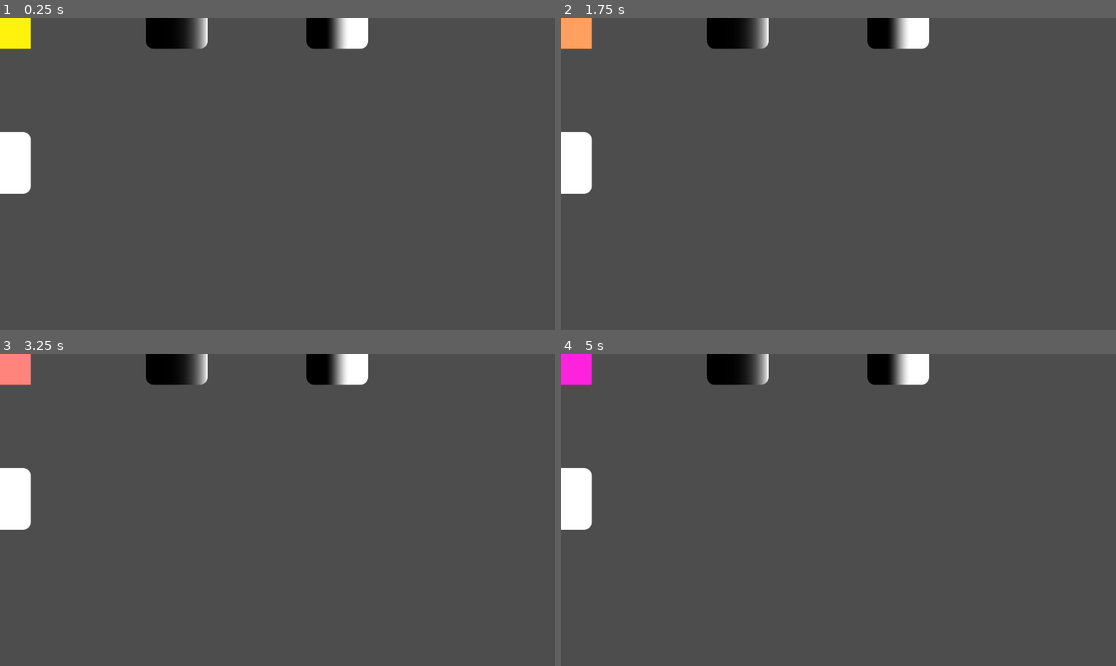
Above: before the commit, frames 1-4 (two rows, left to right).
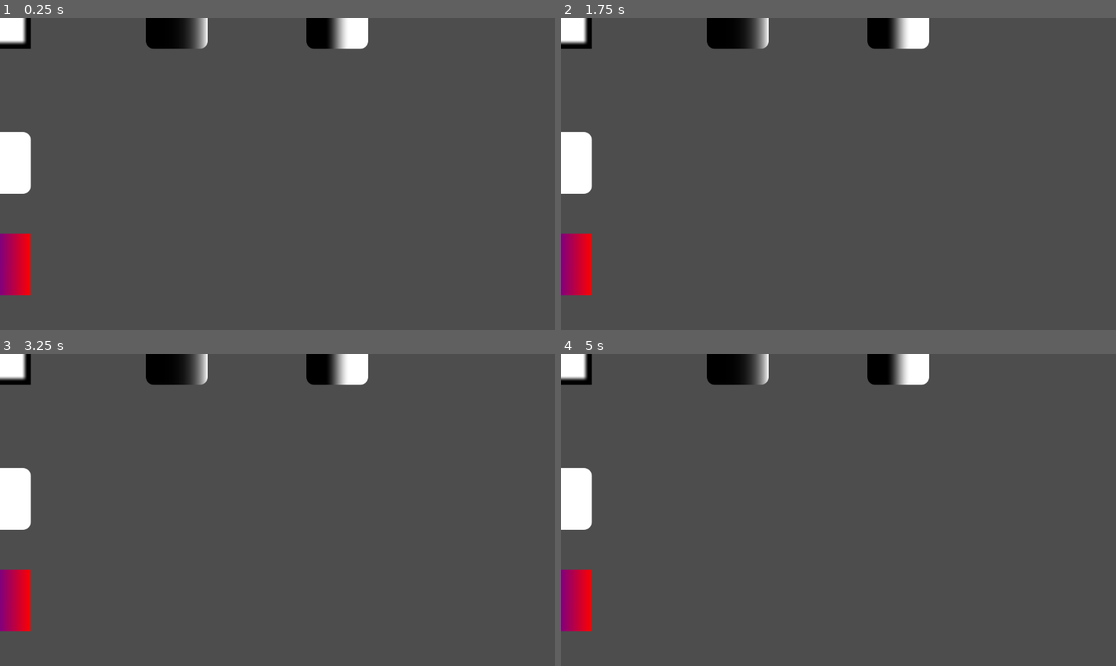
Above: after the commit, the same moments.

Repository: AtomicAntt/DemosVFX
Game: Godot game, scene res://main_2d.tscn
Two runs of this game, one before a commit and one after it. Both use one fixed random seed, a clock stepped at 60 frames per second and the inputs below. This scene is started directly instead of the project's main scene. The engine's default icon, where the game draws it, is replaced by a stand-in: a white triangle on a blue panel in a dark square.
Inputs:
- Up to frame 1 (0.25 s): no input
- Up to frame 2 (1.75 s): no input
- Up to frame 3 (3.25 s): no input
- Up to frame 4 (5 s): no input

The runs differ from the first frame. In frame 1, 1.7% of the frame differs, in the area x 0-6%, y 0-89%; in frame 2, 1.7%; in frame 3, 1.7%; in frame 4, 1.7%.

Commit message:
Shapes and gradient color mix added.

Diff:
--- /dev/null
+++ b/Shaders/2D/circle.gdshader
@@ -0,0 +1,14 @@
+shader_type canvas_item;
+
+void vertex() {
+	// Called for every vertex the material is visible on.
+}
+
+void fragment() {
+	// Called for every pixel the material is visible on.
+}
+
+//void light() {
+//	// Called for every pixel for every light affecting the CanvasItem.
+//	// Uncomment to replace the default light processing function with this one.
+//}
--- /dev/null
+++ b/Shaders/2D/color_mix_gradient.gdshader
@@ -0,0 +1,9 @@
+shader_type canvas_item;
+
+uniform vec4 color1 : source_color = vec4(0.0, 0.0, 1.0, 1.0);
+uniform vec4 color2 : source_color = vec4(1.0, 0.0, 0.0, 1.0);
+
+void fragment() {
+	vec4 value = mix(color1, color2, UV.x);
+	COLOR = value;
+}
--- /dev/null
+++ b/Shaders/2D/rectangle.gdshader
@@ -0,0 +1,24 @@
+shader_type canvas_item;
+// https://thebookofshaders.com/07/
+
+uniform float border_size : hint_range(0.1, 0.5) = 0.1;
+uniform float blur : hint_range(0.0, 0.2) = 0.05;
+
+void fragment() {
+	//float left = step(0.1, UV.x);
+	//float bottom = step(0.1, UV.y);
+
+	//vec2 left_top = step(vec2(border_size), UV);
+	vec2 left_top = smoothstep(vec2(border_size)-blur, vec2(border_size)+blur, UV);
+
+	float value = left_top.x * left_top.y;
+
+	//vec2 right_bottom = step(vec2(border_size), 1.0-UV);
+	vec2 right_bottom = smoothstep(vec2(border_size)-blur, vec2(border_size)+blur, 1.0-UV);
+	float value2 = right_bottom.x * right_bottom.y;
+
+	// The multiplication of left*bottom is alike logical AND
+	//COLOR = vec4(vec3(left * bottom), 1.0);
+
+	COLOR = vec4(vec3(value * value2), 1.0);
+}
--- a/circular_fade_2d.gd
+++ /dev/null
@@ -1 +0,0 @@
-extends MeshInstance3D
--- a/main.tscn
+++ b/main.tscn
@@ -5,7 +5,6 @@
 [ext_resource type="Texture2D" uid="uid://c23npfxwx3mbo" path="res://icon.svg" id="3_h2yge"]
 [ext_resource type="Shader" uid="uid://0ffq8dmj3gv" path="res://Shaders/3D/wavy.gdshader" id="4_1bvp3"]
 [ext_resource type="Shader" uid="uid://m8jw0kqe6s31" path="res://Shaders/3D/circularfade.gdshader" id="5_lquwl"]
-[ext_resource type="Script" uid="uid://bilwml44ko6sk" path="res://circular_fade_2d.gd" id="6_7mycd"]
 [ext_resource type="Shader" uid="uid://dbgw8t2d4kyvi" path="res://Shaders/3D/fresnel.gdshader" id="7_272bh"]
 
 [sub_resource type="PlaneMesh" id="PlaneMesh_7dm0k"]
@@ -71,7 +70,6 @@
 transform = Transform3D(1, 0, 0, 0, 1, 0, 0, 0, 1, -7.727763, 9.211744, 0)
 mesh = SubResource("QuadMesh_7mycd")
 surface_material_override/0 = SubResource("ShaderMaterial_272bh")
-script = ExtResource("6_7mycd")
 
 [node name="Fresnel" type="MeshInstance3D" parent="." unique_id=1290838822]
 transform = Transform3D(1, 0, 0, 0, -4.371139e-08, -1, 0, 1, -4.371139e-08, 0, 8.919197, 0)
--- a/main_2d.tscn
+++ b/main_2d.tscn
@@ -4,20 +4,32 @@
 [ext_resource type="Texture2D" uid="uid://c23npfxwx3mbo" path="res://icon.svg" id="2_8hhxv"]
 [ext_resource type="Shader" uid="uid://cfgrse3kqh4e" path="res://Shaders/2D/half_step.gdshader" id="3_1hbw6"]
 [ext_resource type="Shader" uid="uid://c66e6yeutqu4x" path="res://Shaders/2D/simple_gradient.gdshader" id="3_8hhxv"]
+[ext_resource type="Shader" uid="uid://bfphxwem63a4p" path="res://Shaders/2D/color_mix_gradient.gdshader" id="3_13uql"]
 [ext_resource type="Shader" uid="uid://2tqeagearly3" path="res://Shaders/2D/exponential_gradient.gdshader" id="3_jmyjl"]
 [ext_resource type="Shader" uid="uid://dgr4felivwqmd" path="res://Shaders/2D/two_color_mix.gdshader" id="3_ofc6w"]
 [ext_resource type="Shader" uid="uid://bir48uoim7j4o" path="res://Shaders/2D/half_smoothstep.gdshader" id="3_t7h21"]
+[ext_resource type="Shader" uid="uid://1xrp0kb0gs1k" path="res://Shaders/2D/rectangle.gdshader" id="3_yhyqj"]
 
 [sub_resource type="ShaderMaterial" id="ShaderMaterial_jmyjl"]
 shader = ExtResource("1_4l5f2")
 shader_parameter/fade = 0.40000000596048
 shader_parameter/blur = 0.01999999955296
 
+[sub_resource type="ShaderMaterial" id="ShaderMaterial_sxeyp"]
+shader = ExtResource("3_yhyqj")
+shader_parameter/border_size = 0.10000000149012
+shader_parameter/blur = 0.05
+
+[sub_resource type="ShaderMaterial" id="ShaderMaterial_q6avo"]
+shader = ExtResource("3_13uql")
+shader_parameter/color1 = Color(0, 0, 1, 1)
+shader_parameter/color2 = Color(1, 0, 0, 1)
+
 [sub_resource type="ShaderMaterial" id="ShaderMaterial_yhyqj"]
 shader = ExtResource("3_ofc6w")
 shader_parameter/albedo1 = Color(1, 0, 1, 1)
 shader_parameter/albedo2 = Color(1, 1, 0, 1)
-shader_parameter/speed = 5.0
+shader_parameter/speed = 0.20000000298024
 
 [sub_resource type="ShaderMaterial" id="ShaderMaterial_13uql"]
 shader = ExtResource("3_t7h21")
@@ -40,8 +52,20 @@
 position = Vector2(-412, 0)
 texture = ExtResource("2_8hhxv")
 
-[node name="TwoColorMix" type="Sprite2D" parent="." unique_id=1040170356]
+[node name="Rectangle" type="Sprite2D" parent="." unique_id=1040170356]
+material = SubResource("ShaderMaterial_sxeyp")
+rotation = 0.00017340037
+texture = ExtResource("2_8hhxv")
+
+[node name="ColorMixGradient2" type="Sprite2D" parent="." unique_id=2040476685]
+material = SubResource("ShaderMaterial_q6avo")
+position = Vector2(0, 512)
+rotation = 0.00017340037
+texture = ExtResource("2_8hhxv")
+
+[node name="TwoColorMix2" type="Sprite2D" parent="." unique_id=141397203]
 material = SubResource("ShaderMaterial_yhyqj")
+position = Vector2(0, -588)
 rotation = 0.00017340037
 texture = ExtResource("2_8hhxv")
 
Not shown, added: Shaders/2D/circle.gdshader.uid
Not shown, added: Shaders/2D/color_mix_gradient.gdshader.uid
Not shown, added: Shaders/2D/rectangle.gdshader.uid
Not shown, removed: circular_fade_2d.gd.uid
